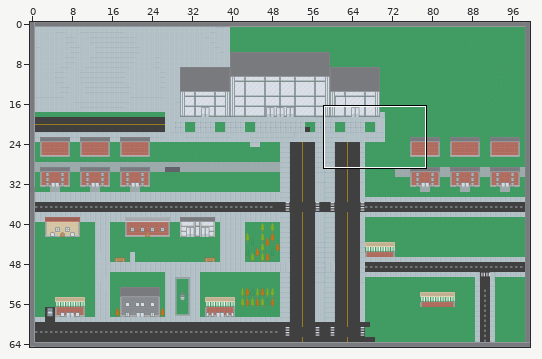
An edit to a level. Tiled map, libgdx/android/assets/house_road.tmx. The picture above shows the old version from afar; the outline marks the close-up.
Close-up. Before the edit:
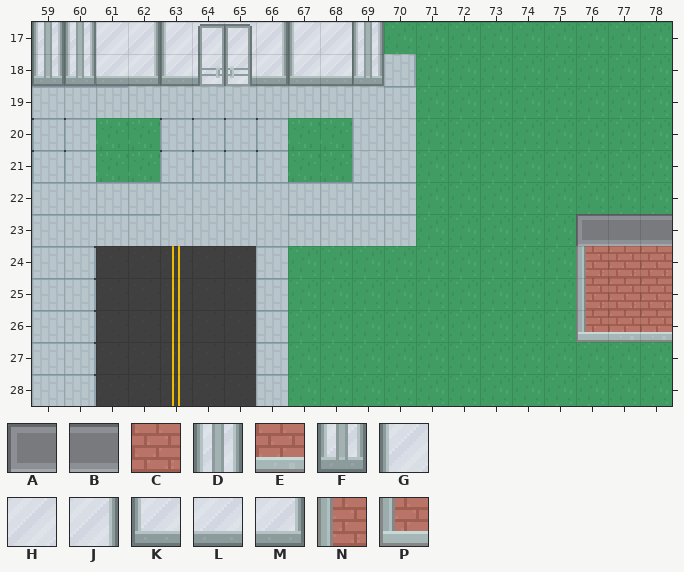
Cells are 16x16 px. Shown: x 59..78, y 17..28. The commit also changed other parts of the map, which this record leaves out.
Key: from "roguelikeCity_magenta": A 83, B 84, C 187, D 271, E 298, F 308, G 346, H 347, J 348, K 383, L 384, M 385, N 407, P 444.
_ is an empty cell.
Layers that did not change in this view are not listed.
Layer "Buildings" before, first column x 59:
17 DDHJGHHJGHD_________
18 FFLMKLLMKLF_________
19 ____________________
20 ____________________
21 ____________________
22 ____________________
23 _________________ABB
24 _________________NCC
25 _________________NCC
26 _________________PEE
27 ____________________
28 ____________________
And afterwards:
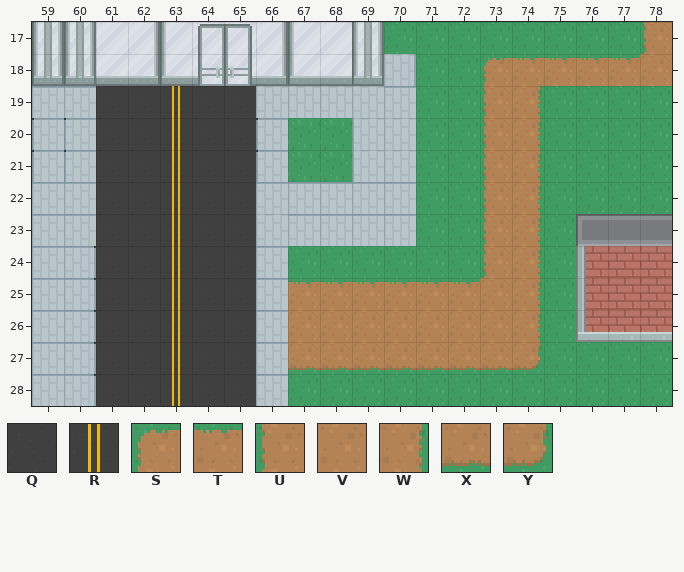
Further tiles: from "roguelikeCity_magenta": Q 714, R 753, S 935, T 936, U 972, V 973, W 974, X 1010, Y 1011.
Changes in this commit:
Changed rows in their new state; . is an unchanged cell.
Layer "Buildings":
first column x 61:
17 .................U
18 ............STTTTV
19 QQRQQ.......UW....
20 QQRQQ.......UW....
21 QQRQQ.......UW....
22 QQRQQ.......UW....
23 QQRQQ.......UW....
24 ............UW....
25 ......TTTTTTVW....
26 ......VVVVVVVW....
27 ......XXXXXXXY....
Where, in picture pixels (left, top, right, bottom), the same in both close-ups:
added: (288, 22, 672, 370)
added: (96, 86, 256, 246)
